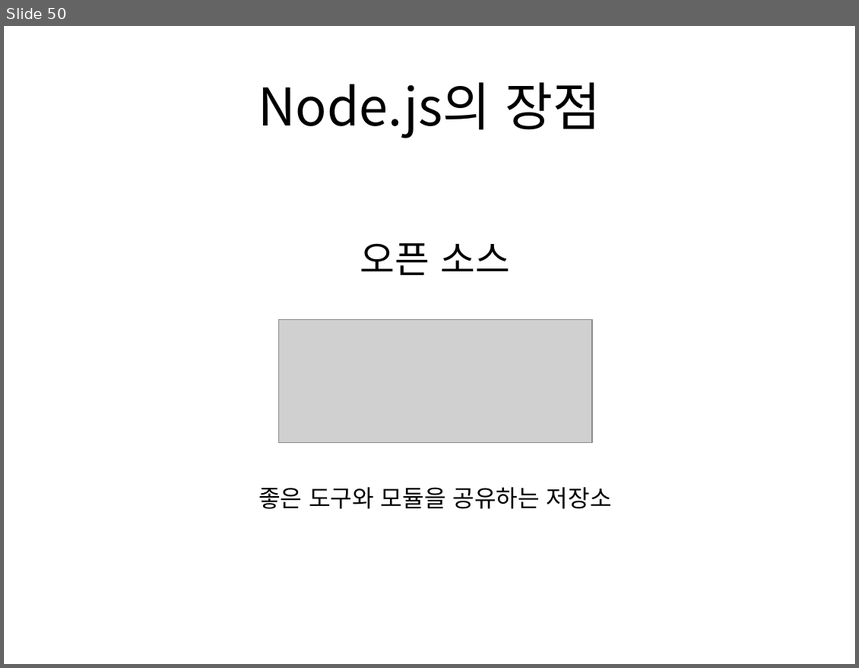
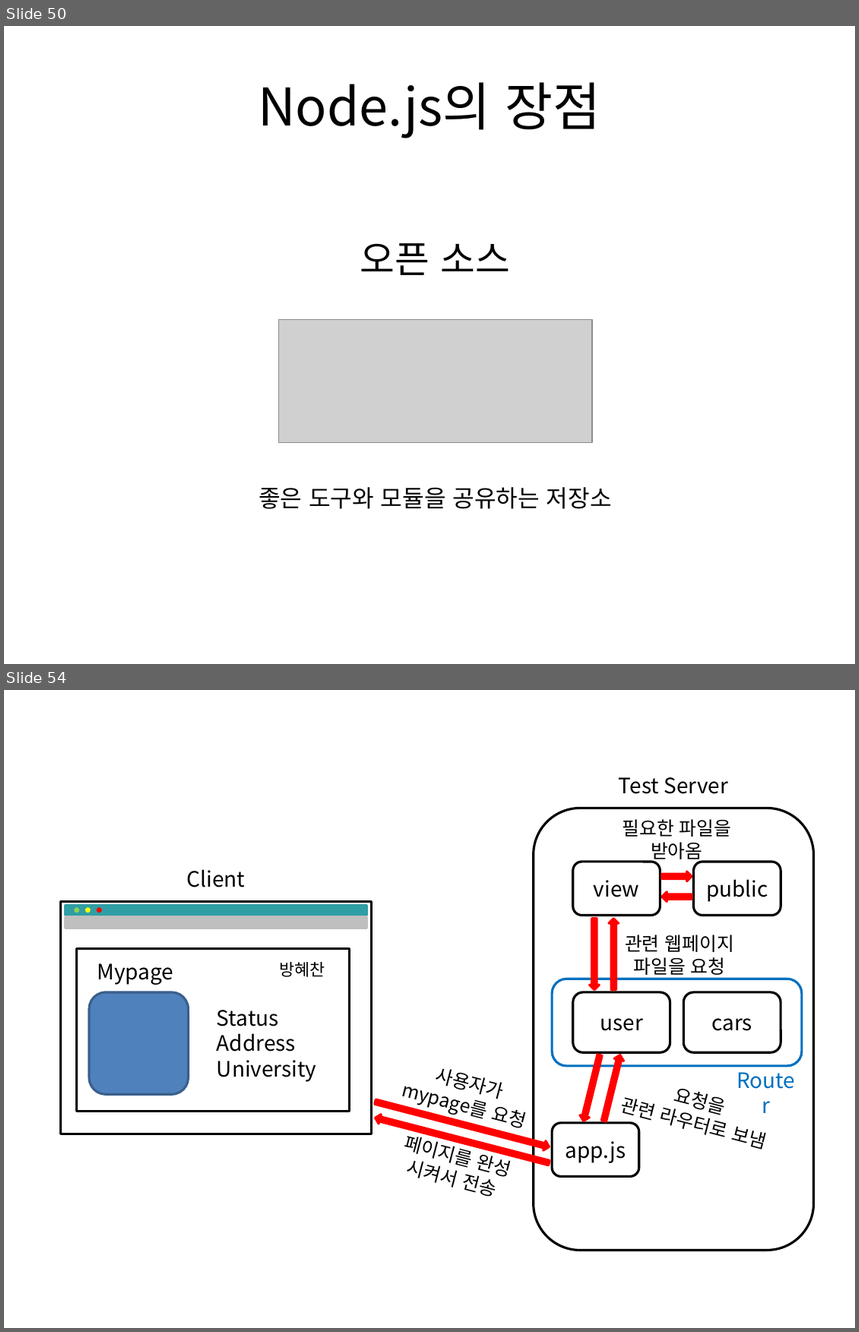
Before and after one commit to momo1108/csl, a slide deck: Algorithm/발표2.pptx. Shown one above the other, each under a label of ours: slide 50 before the commit, slides 50 and 54 after it; the slides between them are not shown. The pictures are 859x668 and 859x1332 pixels, drawn with LibreOffice and Linux fonts; fonts in the diff are those of the drawing; grey boxes stand for pictures. Boxes give left, top, right and bottom in pixels: in the first picture for what was removed or moved away, otherwise in the second. Text is boxed around its words. In the diff, an @@ line names an element or a change of style, - is before the commit and + after.

```diff
--- a/Algorithm/발표2.pptx
+++ b/Algorithm/발표2.pptx
@@ slide 54 added at bbox=[4, 690, 855, 1328], background #FFFFFF @@
@@ text added at bbox=[619, 777, 728, 794], 18 pt, text #000000 @@
+Test Server
@@ rounded rectangle added at bbox=[534, 809, 813, 1251], outline #000000 2 pt @@
@@ text added at bbox=[622, 819, 732, 863], 16 pt, text #000000 @@
+필요한 파일을
+받아옴
@@ text added at bbox=[187, 869, 246, 888], 18 pt, text #000000 @@
+Client
@@ rounded rectangle added at bbox=[573, 862, 661, 916], outline #000000 2 pt, 18 pt, text #000000 @@
+view
@@ right arrow added at bbox=[662, 872, 692, 881], fill #FF0000, outline #FF0000 2 pt @@
@@ rounded rectangle added at bbox=[693, 862, 780, 916], outline #000000 2 pt, 18 pt, text #000000 @@
+public
@@ right arrow added at bbox=[662, 891, 692, 901], fill #FF0000, outline #FF0000 2 pt @@
@@ rounded rectangle added at bbox=[61, 902, 371, 1135], outline #000000 2 pt @@
@@ rectangle added at bbox=[66, 905, 367, 916], fill #2F9EA5, outline #2F9EA5 2 pt @@
@@ rectangle added at bbox=[66, 917, 367, 929], fill #BFBFBF, outline #BFBFBF 2 pt @@
@@ ellipse added at bbox=[75, 909, 78, 911], fill #92D050, outline #92D050 2 pt @@
@@ ellipse added at bbox=[87, 909, 89, 911], fill #FFFF00, outline #FFFF00 2 pt @@
@@ ellipse added at bbox=[97, 909, 101, 911], fill #FF0000, outline #FF0000 2 pt @@
@@ right arrow added at bbox=[590, 919, 599, 990], fill #FF0000, outline #FF0000 2 pt @@
@@ right arrow added at bbox=[609, 919, 618, 990], fill #FF0000, outline #FF0000 2 pt @@
@@ text added at bbox=[625, 935, 734, 979], 16 pt, text #000000 @@
+관련 웹페이지
+파일을 요청
@@ group added at bbox=[76, 948, 349, 1111]: 3 texts, 1 rounded rectangle, 1 rectangle @@
+Mypage
+Status
+Address
+University
+방혜찬
@@ rounded rectangle added at bbox=[552, 980, 803, 1066], outline #0070C0 2 pt @@
@@ rounded rectangle added at bbox=[573, 992, 671, 1053], outline #000000 2 pt, 18 pt, text #000000 @@
+user
@@ rounded rectangle added at bbox=[684, 992, 781, 1053], outline #000000 2 pt, 18 pt, text #000000 @@
+cars
@@ right arrow added at bbox=[579, 1054, 605, 1122], fill #FF0000, outline #FF0000 2 pt @@
@@ right arrow added at bbox=[600, 1054, 626, 1122], fill #FF0000, outline #FF0000 2 pt @@
@@ text added at bbox=[435, 1068, 524, 1129], 16 pt, text #000000 @@
+사용자가
+mypage를 요청
@@ text added at bbox=[724, 1063, 807, 1097], 18 pt, text #0070C0 @@
+Router
@@ right arrow added at bbox=[374, 1097, 550, 1151], fill #FF0000, outline #FF0000 2 pt @@
@@ text added at bbox=[620, 1089, 765, 1150], 16 pt, text #000000 @@
+요청을
+관련 라우터로 보냄
@@ right arrow added at bbox=[374, 1113, 550, 1168], fill #FF0000, outline #FF0000 2 pt @@
@@ text added at bbox=[403, 1131, 495, 1197], 16 pt, text #000000 @@
+페이지를 완성
+시켜서 전송
@@ rounded rectangle added at bbox=[552, 1123, 639, 1177], outline #000000 2 pt, 18 pt, text #000000 @@
+app.js
```
Also in this commit, not shown: 3 slides changed, 2 other slides added.
